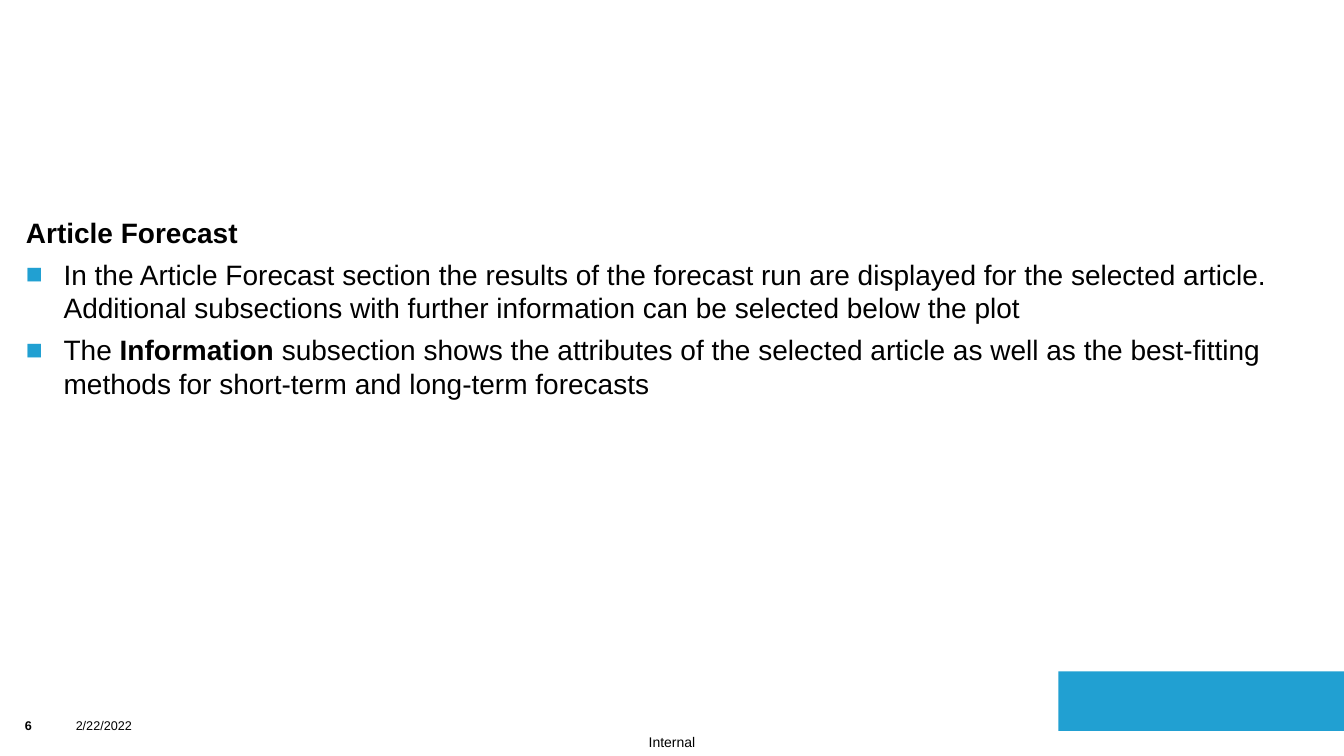
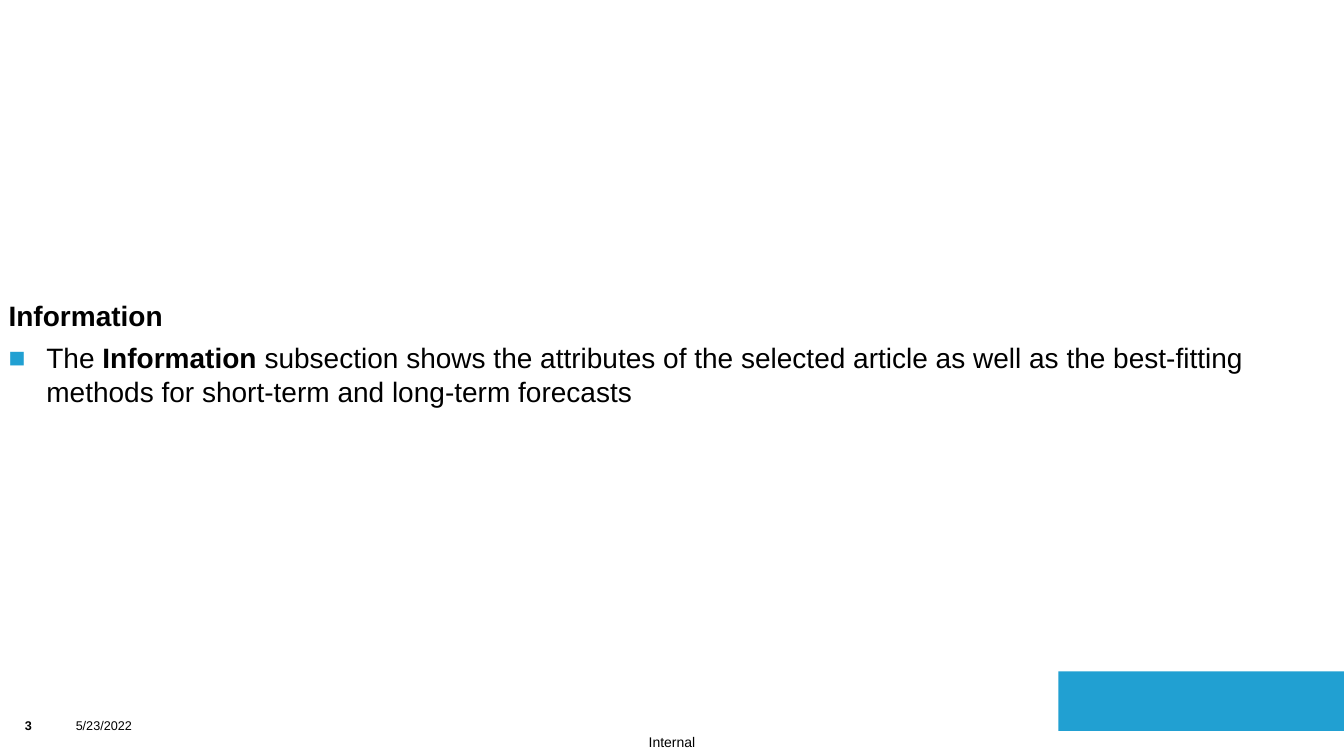
Before and after one commit to saskiaha/FSS_TeamProject, a slide deck: slide 3 of src/assets/ADFUserManual.pptx (slide 6 before the commit). Drawn at 1344x756 pixels with LibreOffice and Linux fonts; fonts in the diff are those of the drawing; background and template pictures are left out. Boxes give left, top, right and bottom in pixels: in the first picture for what was removed or moved away, otherwise in the second. Text is boxed around its words. In the diff, an @@ line names an element or a change of style, - is before the commit and + after.

Commit message:
Article Forecast menu changed, manual updated

```diff
--- a/src/assets/ADFUserManual.pptx
+++ b/src/assets/ADFUserManual.pptx
@@ text "Information" moved from (x1=26, y1=222, x2=1265, y2=399) to (x1=9, y1=305, x2=1242, y2=407) @@
@@ text at (x1=9, y1=305, x2=163, y2=327): text changed; bold on @@
-Article Forecast
-■ In the Article Forecast section the results of the forecast run are displayed for the selected article. Additional subsections with further information can be selected below the plot
+Information
@@ page number at (x1=25, y1=721, x2=32, y2=730): text changed @@
-6
+3
@@ text at (x1=76, y1=721, x2=132, y2=730): text changed @@
-2/22/2022
+5/23/2022
```
Also in this commit, not shown: 3 other slides changed, 4 slides removed, 6 other files.
